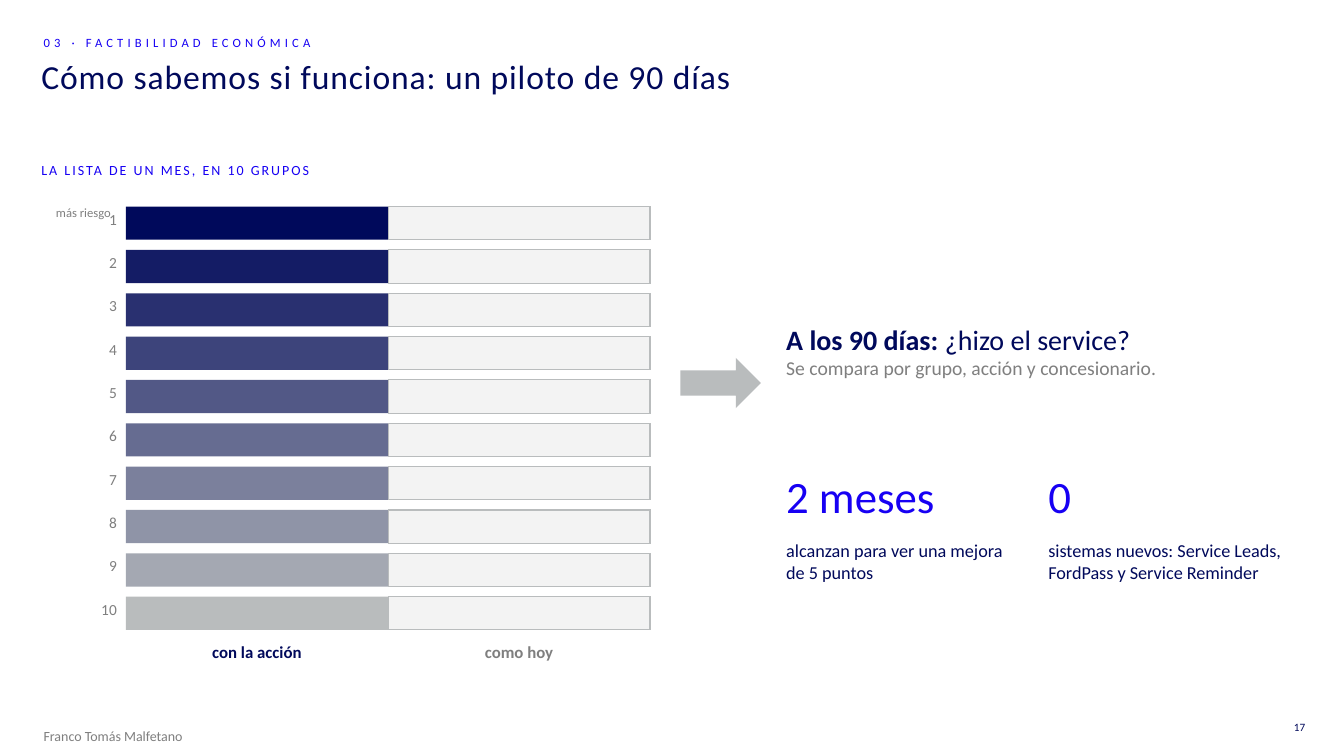
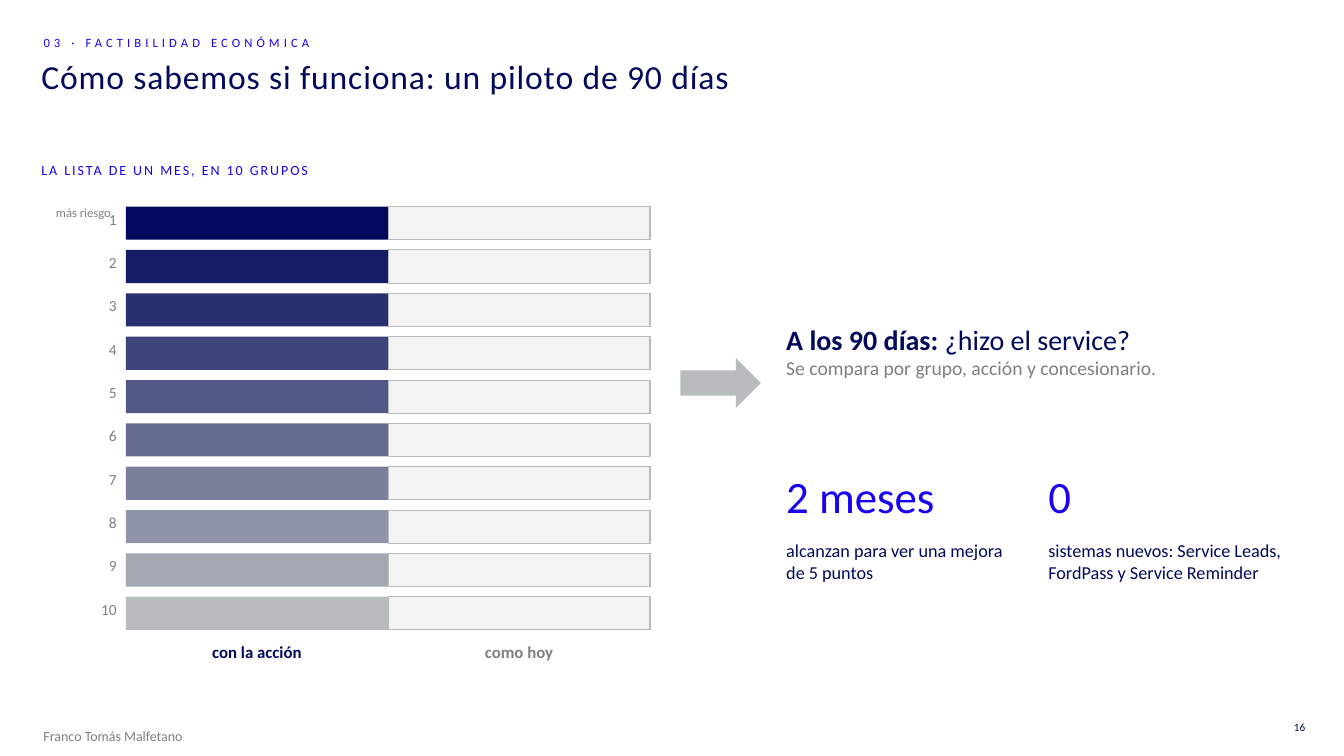
Before and after one commit to FrancoMal/SIMtec, a slide deck: slide 16 of entregables/FIC_III_Desafio_1_Equipo_SIMtec.pptx (slide 17 before the commit). Drawn at 1344x756 pixels with LibreOffice and Linux fonts; fonts in the diff are those of the drawing; background and template pictures are left out. Boxes give left, top, right and bottom in pixels: in the first picture for what was removed or moved away, otherwise in the second. Text is boxed around its words. In the diff, an @@ line names an element or a change of style, - is before the commit and + after.

```diff
--- a/entregables/FIC_III_Desafio_1_Equipo_SIMtec.pptx
+++ b/entregables/FIC_III_Desafio_1_Equipo_SIMtec.pptx
@@ title "Cómo sabemos si funciona: un ..." at (41, 65, 728, 95): letter spacing 0.7 to 0.6 pt @@
@@ text "03 · FACTIBILIDAD ECONÓMICA" at (44, 37, 309, 47): letter spacing 3 to 2.9 pt @@
@@ page number at (1294, 723, 1305, 731): text changed @@
-17
+16
```
Also in this commit, not shown: 21 other slides changed, 1 slide removed, 14 other files.
